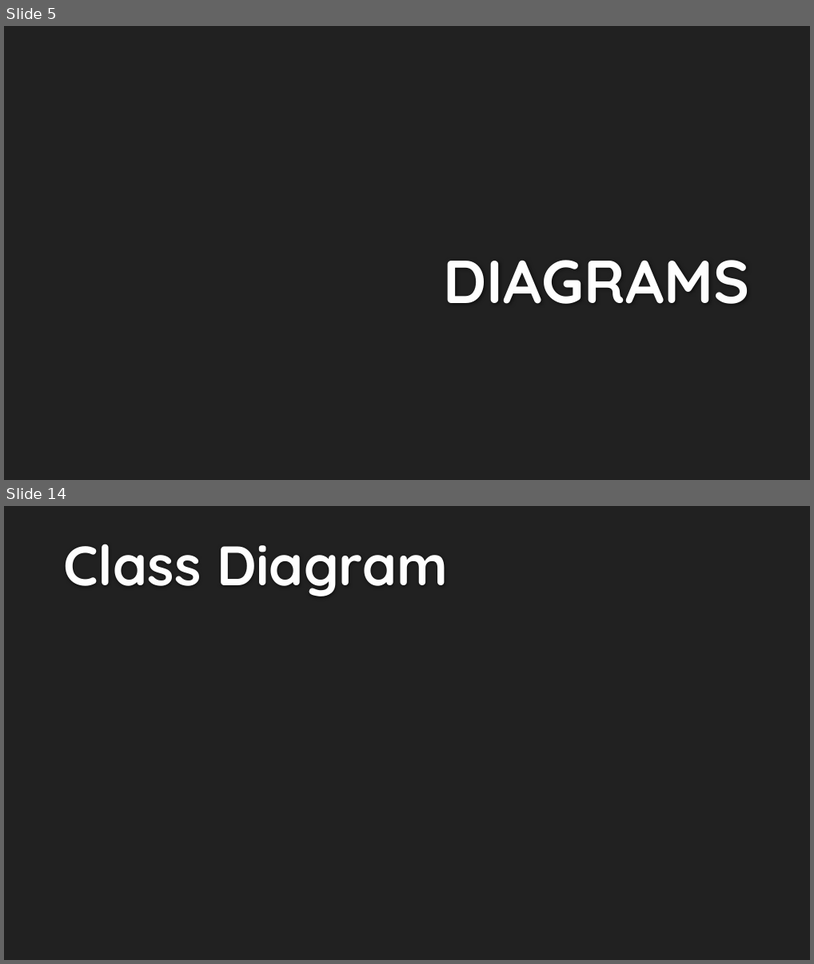
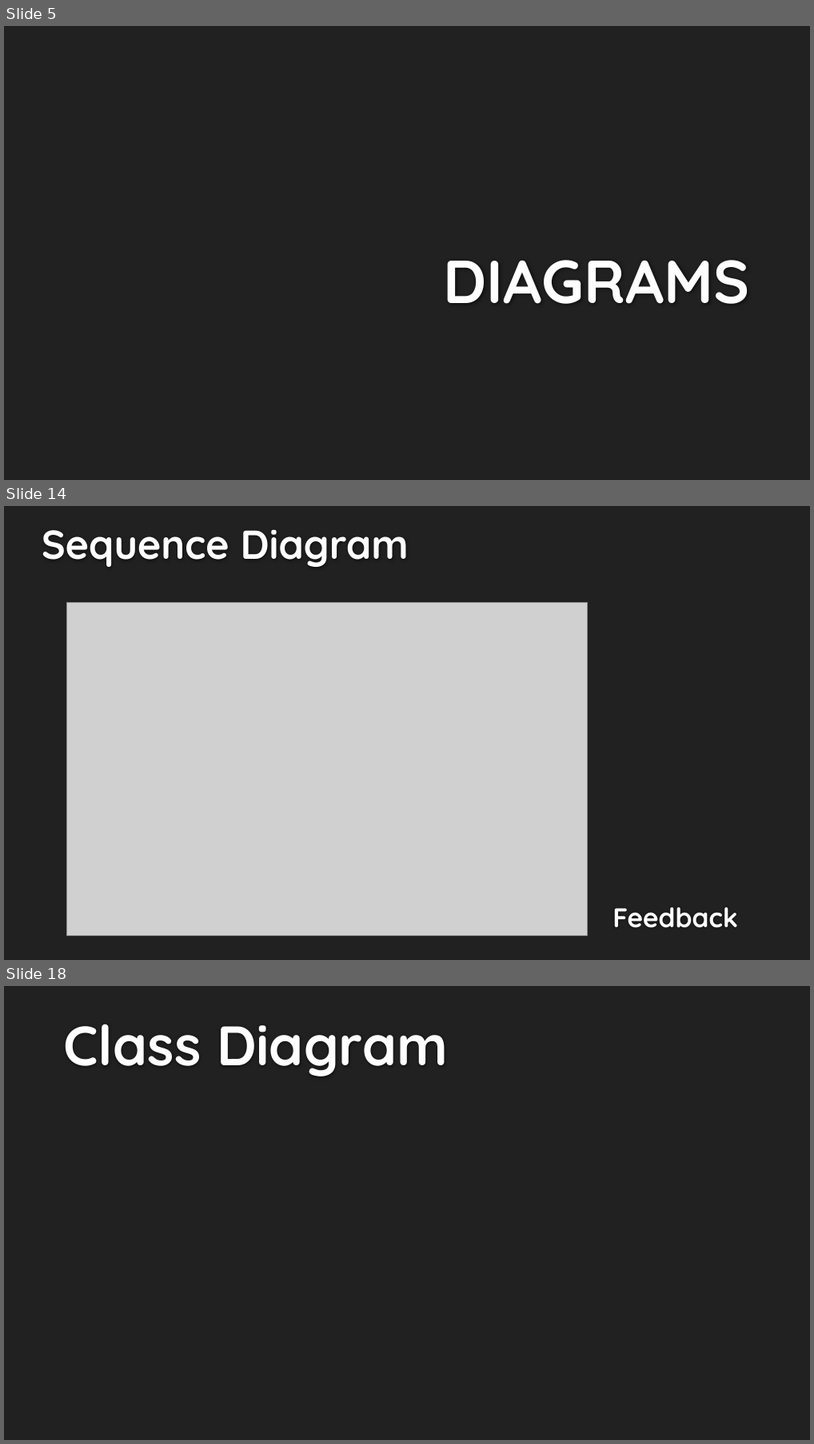
Before and after one commit to seans888/Thomas-n-Friends, a slide deck: Midterm-PPT.pptx. Shown one above the other, each under a label of ours: slides 5 and 14 before the commit, slides 5, 14 and 18 after it; the slides between them are not shown. The pictures are 814x964 and 814x1444 pixels, drawn with LibreOffice and Linux fonts; fonts in the diff are those of the drawing; grey boxes stand for pictures; background and template pictures are left out. Boxes give left, top, right and bottom in pixels: in the first picture for what was removed or moved away, otherwise in the second. Text is boxed around its words. In the diff, an @@ line names an element or a change of style, - is before the commit and + after.

```diff
--- a/Midterm-PPT.pptx
+++ b/Midterm-PPT.pptx
@@ slide 14 added at [4, 506, 810, 960], background #212121 @@
@@ text added at [42, 529, 409, 567], 48 pt, text #FEFEFE, bold @@
+Sequence Diagram
@@ picture added at [67, 603, 588, 936] @@
@@ text added at [613, 907, 738, 928], 32 pt, text #FEFEFE, bold @@
+Feedback
@@ what was slide 14 is now slide 18 @@
```
Also in this commit, not shown: 8 slides changed, 3 other slides added, 7 other files.
